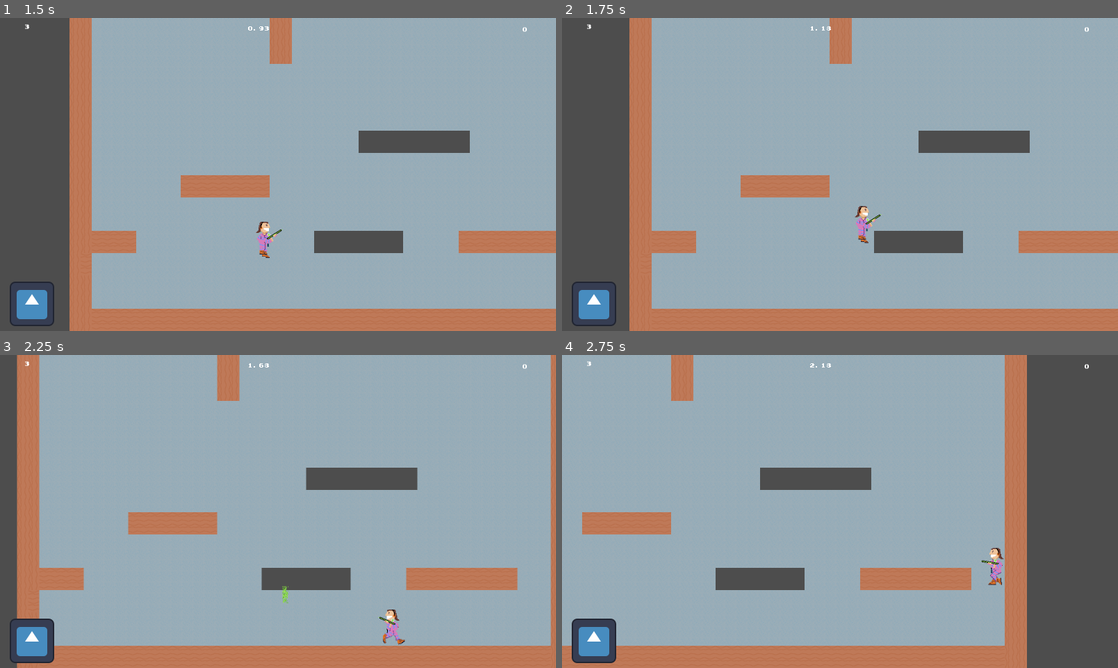
Above: before the commit, frames 1-4 (two rows, left to right).
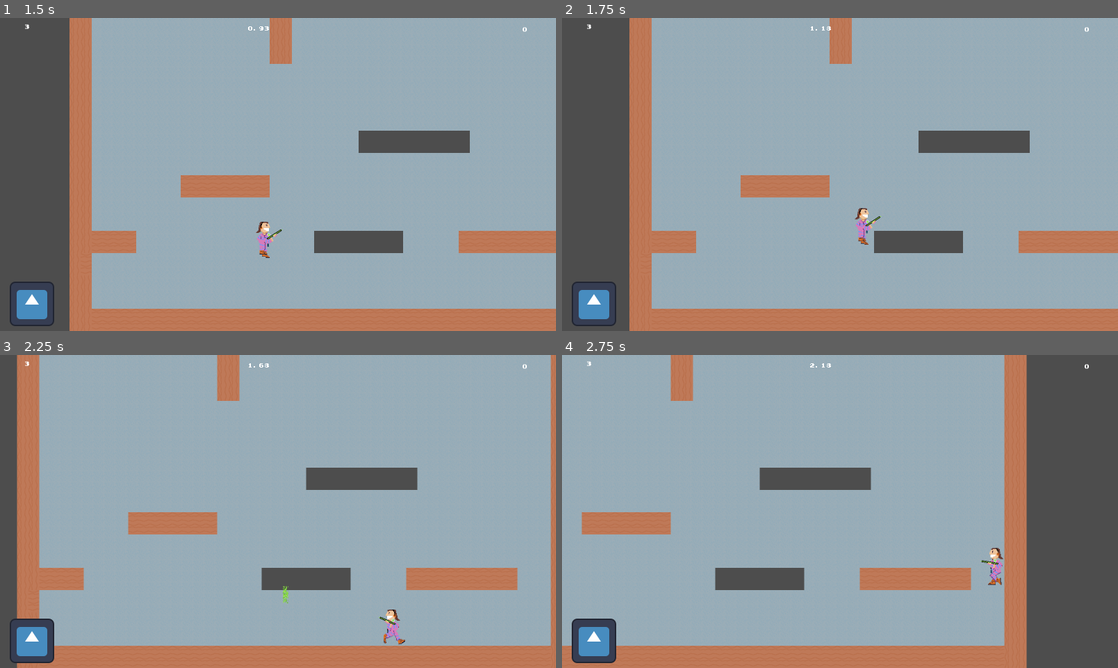
Above: after the commit, the same moments.

Repository: deruitda/ludum-dare-56
Game: Godot game, scene res://scenes/core/main.tscn
Same seed, same stepped clock (60 frames per second), same inputs: the game is played once before the commit and once after it. The engine's default icon, where the game draws it, is replaced by a stand-in: a white triangle on a blue panel in a dark square.
Inputs (mouse positions are in pixels of both pictures, inside the frame that each line leads up to):
- Up to frame 1 (1.5 s): click "Start" at 0.5 s; move the mouse to (400, 158) at 1.27 s; hold D (move_right) from 1.28 s (still down); tap Space (jump) at 1.35 s
- Up to frame 2 (1.75 s): keep holding D (move_right); tap Space (jump) at 1.52 s
- Up to frame 3 (2.25 s): keep holding D (move_right); tap Space (jump) at 1.82 s; move the mouse to (166, 527) at 2.02 s; click (166, 527) at 2.1 s
- Up to frame 4 (2.75 s): keep holding D (move_right); tap Space (jump) at 2.27, 2.3, 2.57 s

Frame 1 is identical in both runs. In frame 2, 0.2% of the frame differs, in the area x 52-58%, y 60-73%; in frame 3, 0.2%; in frame 4, 0.4%, in the area x 3-84%, y 0-100%.

Commit message:
fixing ceiling

Diff:
--- /dev/null
+++ b/scenes/entity_composition/edge_detector.gd
@@ -0,0 +1,24 @@
+extends Node2D
+class_name EdgeDetector
+
+@export var left_ray_cast: RayCast2D
+@export var right_ray_cast: RayCast2D
+
+# Called when the node enters the scene tree for the first time.
+func _ready() -> void:
+	pass # Replace with function body.
+
+
+# Called every frame. 'delta' is the elapsed time since the previous frame.
+func _process(delta: float) -> void:
+	pass
+
+func is_touching_ground() -> bool:
+	return left_ray_cast.is_colliding() or right_ray_cast.is_colliding()
+
+func get_hanging_direction() -> Vector2:
+	if left_ray_cast.is_colliding() and not right_ray_cast.is_colliding():
+		return Vector2.LEFT
+	elif not left_ray_cast.is_colliding and right_ray_cast.is_colliding():
+		return Vector2.RIGHT
+	return Vector2.ZERO
--- a/scenes/entity_composition/edge_detector.tscn
+++ b/scenes/entity_composition/edge_detector.tscn
@@ -1,3 +1,17 @@
-[gd_scene format=3 uid="uid://bclfphejkk3rt"]
+[gd_scene load_steps=2 format=3 uid="uid://bclfphejkk3rt"]
 
-[node name="EdgeDetector" type="Node2D"]
+[ext_resource type="Script" path="res://scenes/entity_composition/edge_detector.gd" id="1_vp6f5"]
+
+[node name="EdgeDetector" type="Node2D" node_paths=PackedStringArray("left_ray_cast", "right_ray_cast")]
+script = ExtResource("1_vp6f5")
+left_ray_cast = NodePath("LeftRayCast")
+right_ray_cast = NodePath("RightRayCast")
+
+[node name="LeftRayCast" type="RayCast2D" parent="."]
+position = Vector2(-32, 0)
+target_position = Vector2(0, 32)
+collision_mask = 262
+
+[node name="RightRayCast" type="RayCast2D" parent="."]
+position = Vector2(32, 0)
+target_position = Vector2(0, 32)
--- a/scenes/entity_composition/velocity_component.gd
+++ b/scenes/entity_composition/velocity_component.gd
@@ -14,8 +14,6 @@
 @export var is_traveling_up: bool = false
 
 @onready var velocity: Vector2
-
-signal is_traveling_up_change(new_is_traveling_up_value: bool)
 
 # Called when the node enters the scene tree for the first time.
 func _ready() -> void:
@@ -60,19 +58,11 @@
 
 func do_character_move(character_body: CharacterBody2D):
 	character_body.velocity = velocity
-	set_is_traveling_up(velocity)
 	character_body.move_and_slide()
 
 func do_rigid_body_move(rigid_body: RigidBody2D):
 	rigid_body.velocity = velocity
-	set_is_traveling_up(velocity)
 	rigid_body.move_and_slide()
-
-func set_is_traveling_up(velocity: Vector2) -> void:
-	var new_is_traveling_up = velocity.y < 0
-	if is_traveling_up != new_is_traveling_up:
-		is_traveling_up = new_is_traveling_up
-		is_traveling_up_change.emit(new_is_traveling_up)
 
 
 
--- a/scenes/levels/termite_extermination_andrew.tscn
+++ b/scenes/levels/termite_extermination_andrew.tscn
@@ -18,7 +18,6 @@
 [node name="Player" parent="." instance=ExtResource("2_lvxv5")]
 z_index = 1
 position = Vector2(466, -164)
-collision_mask = 262
 
 [node name="TileMapLayer" type="TileMapLayer" parent="."]
 position = Vector2(198, 15)
--- a/scenes/player/player.gd
+++ b/scenes/player/player.gd
@@ -4,6 +4,8 @@
 @export var gun_pivot: GunPivot
 @export var gun: Gun
 
+
+@export var edge_detector: EdgeDetector
 #inputs
 @onready var direction_input: float = 0.0
 
@@ -50,13 +52,13 @@
 
 	var left_right_input = get_left_right_input()
 
+	if is_on_ceiling():
+		velocity_component.apply_hit_cieling()
 
-	if not is_on_floor():
+	if not get_is_on_floor():
 		velocity_component.apply_gravity(delta)
 	elif not is_wall_jumping and not is_floor_jumping:
 		velocity_component.apply_hit_ground()
-	if is_on_ceiling():
-		velocity_component.apply_hit_cieling()
 
 	if is_wall_jumping:
 		var wall_jumping_direction = Vector2.LEFT
@@ -92,7 +94,7 @@
 		wall_grace_timer += delta
 	# Apply gravity if the player is not on the floor
 
-	if is_floor_jumping || is_wall_jumping || is_on_floor():
+	if is_floor_jumping || is_wall_jumping || get_is_on_floor():
 		is_wall_sliding = false
 	elif is_on_wall() and get_is_pointing_to_wall():
 		is_wall_sliding = true
@@ -100,7 +102,7 @@
 		is_wall_sliding = false
 	#Jumping inputs
 	if Input.is_action_just_pressed("jump"):
-		if is_on_floor():
+		if get_is_on_floor():
 			is_floor_jumping = true
 
 		elif is_on_wall() or wall_grace_timer <= wall_grace_period:
@@ -110,17 +112,17 @@
 		is_wall_jumping = false
 
 func set_states() -> void:
-	if is_on_floor() and direction_input:
+	if get_is_on_floor() and direction_input and not is_on_ceiling():
 		is_running = true
 	else:
 		is_running = false
 
-	if not is_on_floor() and not is_on_wall():
+	if is_on_ceiling() or (not get_is_on_floor() and not is_on_wall()):
 		is_in_air = true
 	else:
 		is_in_air = false
 
-	if  is_on_floor() and not is_running:
+	if  get_is_on_floor() and not is_running:
 		is_idle = true
 	else:
 		is_idle = false
@@ -166,3 +168,6 @@
 func _on_damage_applied() -> void:
 	print("damage")
 	pass # Replace with function body.
+
+func get_is_on_floor() -> bool:
+	return is_on_floor() and edge_detector.is_touching_ground()
--- a/scenes/player/player.tscn
+++ b/scenes/player/player.tscn
@@ -13,6 +13,7 @@
 [ext_resource type="Texture2D" uid="uid://b41yjf446te1j" path="res://assets/sprites/rex/rex-lower-jump.png" id="8_g12o4"]
 [ext_resource type="Texture2D" uid="uid://dtxb5812xnpp2" path="res://assets/sprites/rex/rex-lower-wall.png" id="10_jr1rn"]
 [ext_resource type="Script" path="res://scenes/entity_composition/flashing_component.gd" id="14_gqpvi"]
+[ext_resource type="Script" path="res://scenes/entity_composition/edge_detector.gd" id="14_vahgb"]
 
 [sub_resource type="RectangleShape2D" id="RectangleShape2D_jr7co"]
 size = Vector2(23, 64)
@@ -384,15 +385,16 @@
 	pass
 "
 
-[node name="Player" type="CharacterBody2D" node_paths=PackedStringArray("gun_pivot", "gun", "lower_body_sprite", "velocity_component")]
+[node name="Player" type="CharacterBody2D" node_paths=PackedStringArray("gun_pivot", "gun", "edge_detector", "lower_body_sprite", "velocity_component")]
 scale = Vector2(1.68, 1.68)
 collision_mask = 262
 floor_block_on_wall = false
-platform_floor_layers = 4294967294
+platform_floor_layers = 4278190338
 platform_wall_layers = 4
 script = ExtResource("1_y4k5w")
 gun_pivot = NodePath("GunPivot")
 gun = NodePath("GunPivot/PlayerGun")
+edge_detector = NodePath("EdgeDetector")
 lower_body_sprite = NodePath("Body/LowerBody")
 velocity_component = NodePath("VelocityComponent")
 
@@ -447,6 +449,19 @@
 flashable_body = NodePath("..")
 health_component = NodePath("../HealthComponent")
 
+[node name="EdgeDetector" type="Node2D" parent="." node_paths=PackedStringArray("left_ray_cast", "right_ray_cast")]
+script = ExtResource("14_vahgb")
+left_ray_cast = NodePath("RayCast2D")
+right_ray_cast = NodePath("RayCast2D2")
+
+[node name="RayCast2D" type="RayCast2D" parent="EdgeDetector"]
+position = Vector2(-14.2857, 31.5476)
+collision_mask = 258
+
+[node name="RayCast2D2" type="RayCast2D" parent="EdgeDetector"]
+position = Vector2(7.14286, 31.5476)
+collision_mask = 258
+
 [connection signal="damage_applied" from="HealthComponent" to="." method="_on_damage_applied"]
 [connection signal="died" from="HealthComponent" to="." method="_on_died"]
 [connection signal="area_entered" from="HurtBox" to="HurtBox" method="_on_area_entered"]
Not shown: 1 places in scenes/player/player.tscn that only renumber resources
